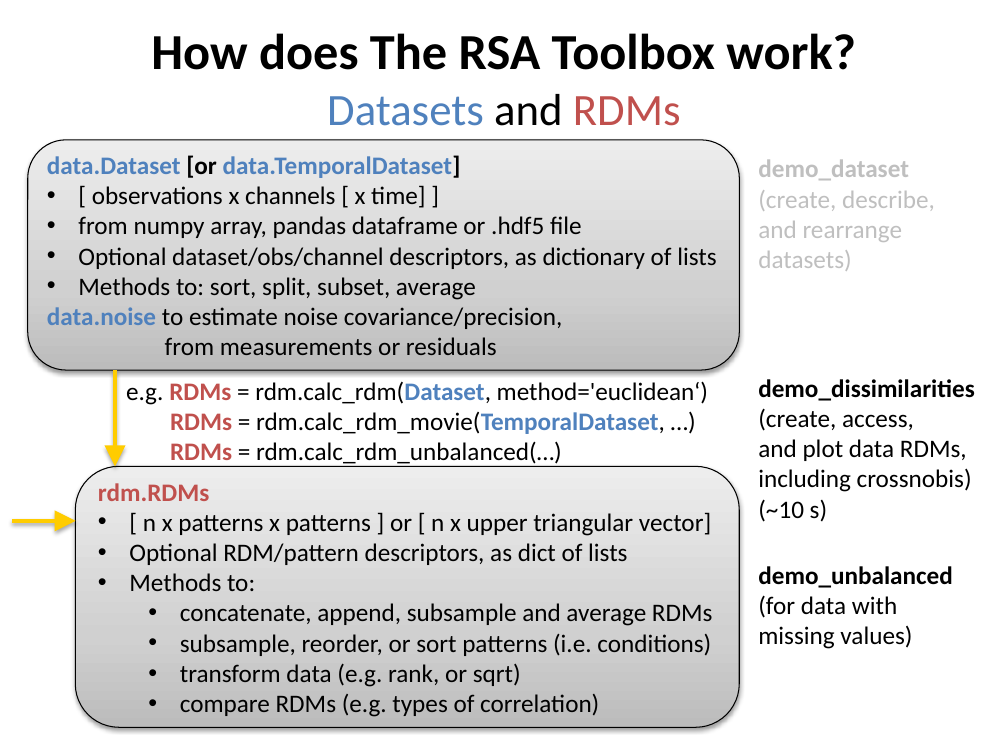
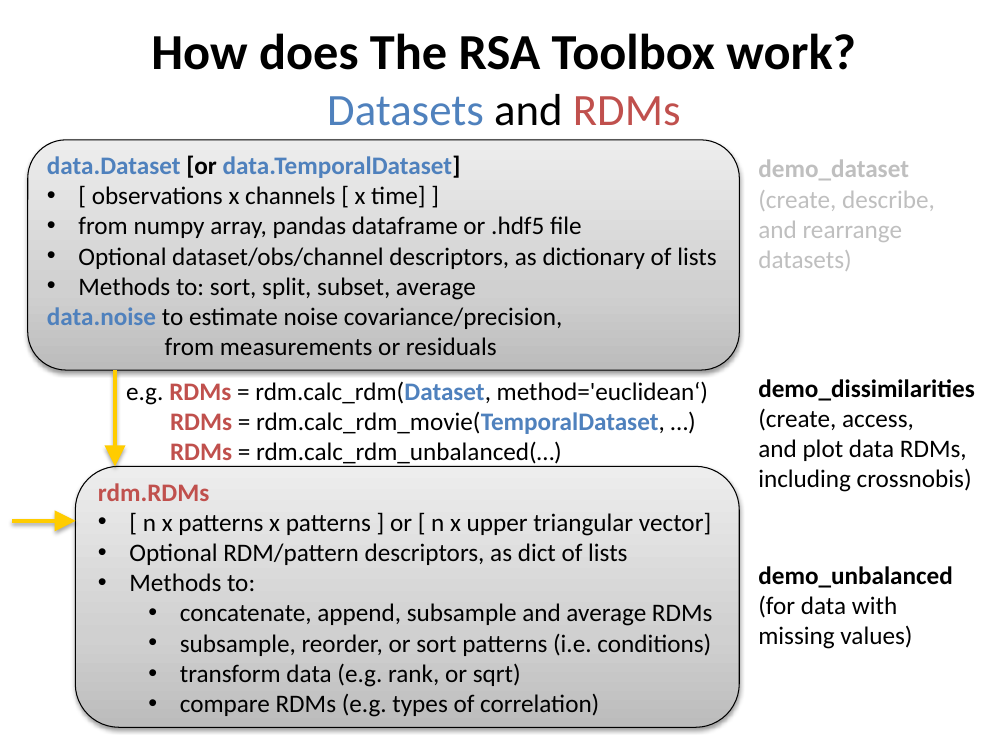
Before and after one commit to MRC-CBU/COGNESTIC, a slide deck: slide 21 of 09_MVPA_MRI/COGNESTIC26_MVPA_djm_part2.pptx. Drawn at 1008x756 pixels with LibreOffice and Linux fonts; fonts in the diff are those of the drawing. Boxes give left, top, right and bottom in pixels: in the first picture for what was removed or moved away, otherwise in the second. Text is boxed around its words. In the diff, an @@ line names an element or a change of style, - is before the commit and + after.

```diff
--- a/09_MVPA_MRI/COGNESTIC26_MVPA_djm_part2.pptx
+++ b/09_MVPA_MRI/COGNESTIC26_MVPA_djm_part2.pptx
@@ text at box(758, 499, 827, 522): paragraph removed @@
-(~10 s)
```
Also in this commit, not shown: 3 other slides changed.
